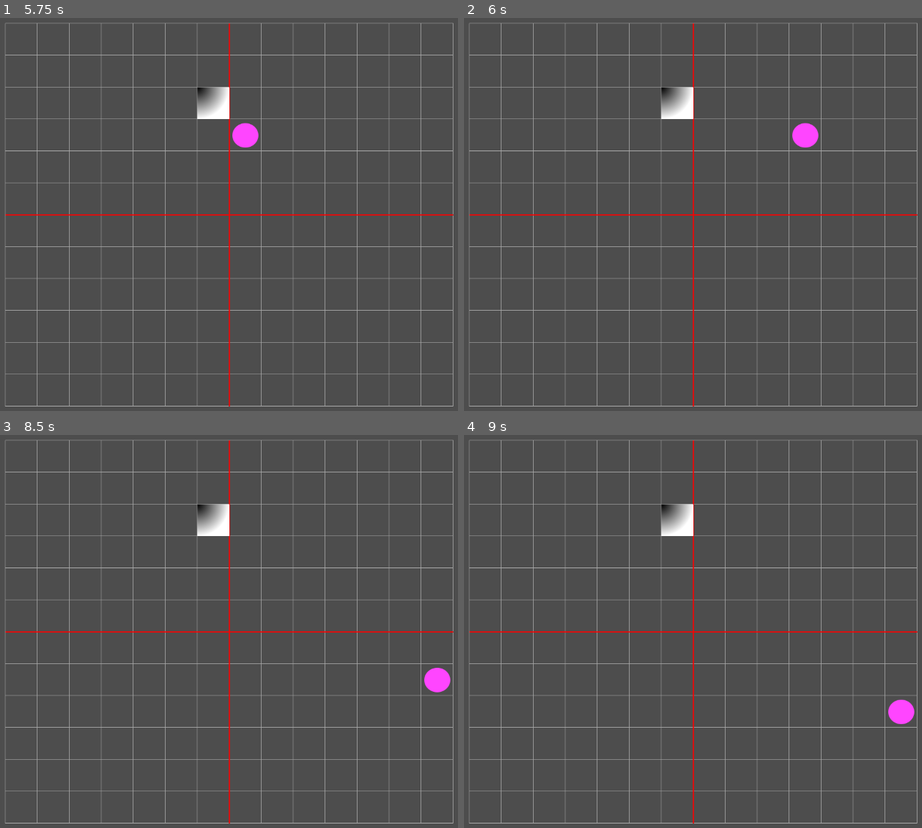
Above: before the commit, frames 1-4 (two rows, left to right).
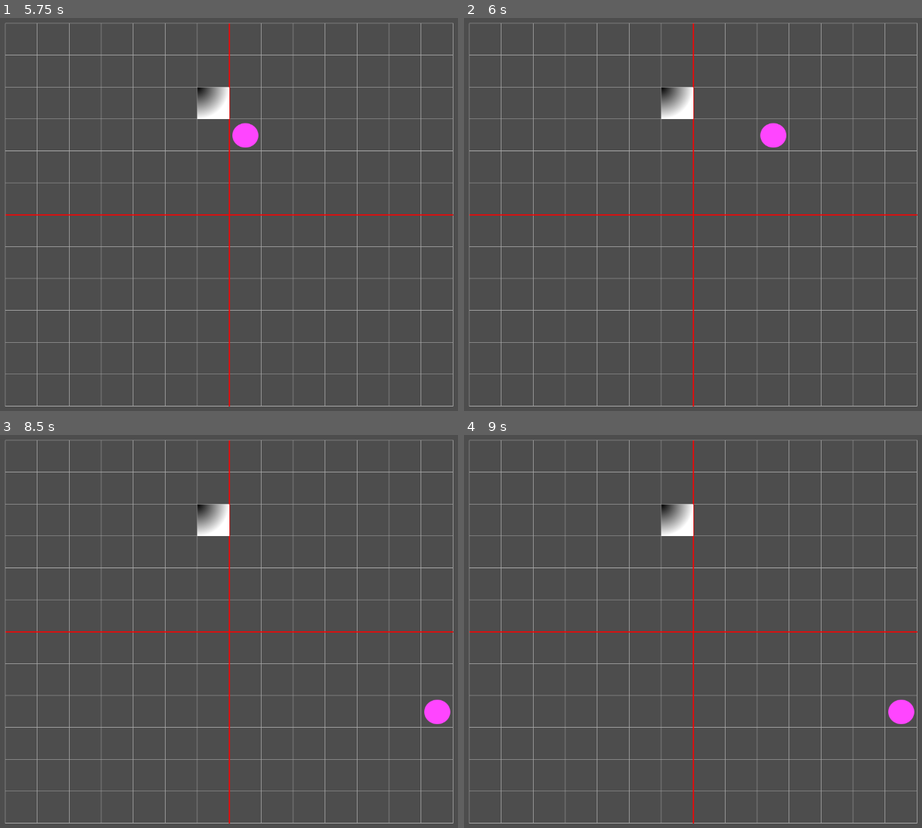
Above: after the commit, the same moments.

Repository: stdAdmin/hanumira
Game: Godot game, scene res://main.tscn
Same seed, same stepped clock (60 frames per second), same inputs: the game is played once before the commit and once after it.
Inputs:
- Up to frame 1 (5.75 s): tap Enter at 0.5, 2.75, 5 s; hold D (cr_left_right) 0.53-1.28 s; hold S (cr_left_down) 1.28-2.03 s; tap Space at 2, 4.25 s; hold D (cr_left_right) 2.03-2.78 s; hold W (cr_left_up) 2.78-3.53 s; hold Shift (cr_left_button) 3.53-5.03 s; hold S (cr_left_down) from 5.03 s (still down)
- Up to frame 2 (6 s): release S (cr_left_down) at 5.78 s; hold D (cr_left_right) from 5.78 s (still down)
- Up to frame 3 (8.5 s): release D (cr_left_right) at 6.53 s; hold W (cr_left_up) 6.53-7.28 s; tap Space at 7.25 s; hold D (cr_left_right) 7.28-8.03 s; hold S (cr_left_down) from 8.03 s (still down)
- Up to frame 4 (9 s): release S (cr_left_down) at 8.78 s; hold Shift (cr_left_button) from 8.78 s (still down)

Frame 1 is identical in both runs. In frame 2, 0.6% of the frame differs, in the area x 64-78%, y 26-33%; in frame 3, 0.6%, in the area x 92-99%, y 59-74%; in frame 4, nothing differs.

Commit message:
still some race condition bugs

Diff:
--- a/Utils.gd
+++ b/Utils.gd
@@ -45,6 +45,7 @@
 			elif tile_array.g(col, row) is Tile and blob_array.g(col, row) is Blob: out+= "X"
 			else: out+="e"
 		out += "\n"
+	out += "\n\n"
 	return out
 
 static func get_current_datetime_ms() -> String:
--- a/blob.gd
+++ b/blob.gd
@@ -17,8 +17,8 @@
 
 var tile_matrix_ref: Array2D     # set during instantiate
 var blob_matrix_ref: Array2D    # set during instantiate
-signal blob_movement_complete()  # blob cannot continue and "hangs" at/in a tile
-signal blob_fell_ouside()  		 # essentially it fell outside of screen
+signal blob_movement_complete(being_in_focus: bool, message: String)  # blob cannot continue and "hangs" at/in a tile
+signal blob_fell_ouside(being_in_focus: bool, message: String)  		 # essentially it fell outside of screen
 
 var being_in_focus = true
 
@@ -98,14 +98,13 @@
 		if movement_vector.y > 0:
 			# 1. check for current tile if this blob is inside a tile and down movement is inhibited
 			if (cur_tile != null && cur_tile.visible_down):
-				emit_signal("blob_movement_complete")
-				Log.debug("time blob_movement_complete: borderline inside tile")
+				emit_signal("blob_movement_complete", being_in_focus, "up->down: hitting inside its tile a down border")
+				being_in_focus = false
 			# 2. check if next field is Border
 			# remove the blob completely now from matrix and scene
 			elif (next_blob_matrix_entry is Border):
-				emit_signal("blob_fell_ouside")
-				emit_signal("blob_movement_complete")
-				Log.debug("time blob_movement_complete: blob fell outside")
+				emit_signal("blob_fell_ouside", being_in_focus, "up->down: falling outside")
+				being_in_focus = false
 				# remove itself from game tree !!!first free and then set to null, otherwise last ref is gone BEFORE the free!!!
 				queue_free()
 				# remove itself from blob matrix
@@ -113,12 +112,12 @@
 			# 3. check if next field is a tile and the tile has a border on top
 			elif (tile_matrix_ref.g(next_blob_matrix_pos.x, next_blob_matrix_pos.y) != null &&
 				  tile_matrix_ref.g(next_blob_matrix_pos.x, next_blob_matrix_pos.y).visible_up):
-				emit_signal("blob_movement_complete")
-				Log.debug("time blob_movement_complete: borderline as outer edge in next tile")
+				emit_signal("blob_movement_complete", being_in_focus, "up->down: next_matrix tile has up border")
+				being_in_focus = false
 			# 4. check if next field has no blob
 			elif (blob_matrix_ref.g(next_blob_matrix_pos.x, next_blob_matrix_pos.y) != null):
-					emit_signal("blob_movement_complete")
-					Log.debug("time blob_movement_complete: next cell has already a blob")
+					emit_signal("blob_movement_complete", being_in_focus, "up->down: next field already has a blob")
+					being_in_focus = false
 			# 5. movement allowed
 			else:
 				position += movement_vector * blob_size
@@ -129,14 +128,13 @@
 		if movement_vector.y < 0:
 			# 1. check for current tile if this blob is inside a tile and up movement is inhibited
 			if (cur_tile != null && cur_tile.visible_up):
-				emit_signal("blob_movement_complete")
-				Log.debug("time blob_movement_complete: borderline inside tile")
+				emit_signal("blob_movement_complete", being_in_focus, "down->up: hitting inside its tile a down border")
+				being_in_focus = false
 			# 2. check if next field is Border
 			# remove the blob completely now from matrix and scene
 			elif (next_blob_matrix_entry is Border):
-					emit_signal("blob_fell_ouside")
-					emit_signal("blob_movement_complete")
-					Log.debug("time blob_movement_complete: blob fell outside")
+					emit_signal("blob_fell_ouside", being_in_focus, "down->up: falling outside")
+					being_in_focus = false
 					# remove itself from game tree !!!first free and then set to null, otherwise last ref is gone BEFORE the free!!!
 					queue_free()
 					# remove itself from blob matrix
@@ -144,13 +142,12 @@
 			# 3. check if next field is a tile and the tile has a border on bottom
 			elif (tile_matrix_ref.g(next_blob_matrix_pos.x, next_blob_matrix_pos.y) != null &&
 				  tile_matrix_ref.g(next_blob_matrix_pos.x, next_blob_matrix_pos.y).visible_down):
-					emit_signal("blob_movement_complete")
-					Log.debug("time blob_movement_complete: borderline as outer edge in next tile")
-
+					emit_signal("blob_movement_complete", being_in_focus, "down->up: next_matrix tile has up border")
+					being_in_focus = false
 			# 4. check if next field has no blob
 			elif (blob_matrix_ref.g(next_blob_matrix_pos.x, next_blob_matrix_pos.y) != null):
-					emit_signal("blob_movement_complete")
-					Log.debug("time blob_movement_complete: next cell has already a blob")
+					emit_signal("blob_movement_complete", being_in_focus, "down->up: next field already has a blob")
+					being_in_focus = false
 			# 5. movement allowed
 			else:
 				position += movement_vector * blob_size
--- a/lib/array2D.gd
+++ b/lib/array2D.gd
@@ -23,6 +23,18 @@
 func g(x: int, y: int):
 	return d[i(x, y)]
 
+#func g(x: int, y: int):
+	#var value = d[i(x, y)]
+	#if value == null:
+		#return null
+	#if not is_instance_valid(value):
+		#d[i(x, y)] = null
+		#return null
+	#if value.is_queued_for_deletion():
+		#d[i(x, y)] = null
+		#return null
+	#return value
+
 # set
 func s(x: int, y: int, v) -> void:
 	d[i(x, y)] = v
--- a/main.gd
+++ b/main.gd
@@ -51,6 +51,8 @@
 
 # Called when the node enters the scene tree for the first time.
 func _ready() -> void:
+		# notification for resize events of the screen
+		get_window().size_changed.connect(_on_window_resized)
 		#Utils.print_debug_completion_array(16, 14, gamefield_scenarios.convert_scenarios_in_true_arrays(14, 14, gamefield_scenarios.scenario_1))
 		tile_matrix = Utils.create_matrix(gamefield_x_size,gamefield_y_size)
 		blob_matrix = Utils.create_matrix(gamefield_x_size,gamefield_y_size)
@@ -58,6 +60,9 @@
 
 		check_parameters()
 		spawn_tile()
+
+func _on_window_resized():
+	Log.debug(str("New size:", get_window().size, " with DPI", DisplayServer.screen_get_dpi()))
 
 func _draw():
 	# draw the raster
@@ -89,12 +94,12 @@
 
 # Called every frame. 'delta' is the elapsed time since the previous frame.
 func _process(delta: float) -> void:
-	# even "hanging" tiles/blobs can send a movement complete signals
-	# to avoid the trigger of tons of new spawning here is the sync point to merge all those events TODO: parallelism sync is not fully clear
-	if received_tile_blob_signal:
-		checkForTileBlobCompletion()
-		received_tile_blob_signal = false
-		spawn_tile()
+	## even "hanging" tiles/blobs can send a movement complete signals
+	## to avoid the trigger of tons of new spawning here is the sync point to merge all those events TODO: parallelism sync is not fully clear
+	#if received_tile_blob_signal:
+		#checkForTileBlobCompletion()
+		#received_tile_blob_signal = false
+		#spawn_tile()
 	pass
 
 func spawn_tile():
@@ -141,6 +146,7 @@
 		blob.gamefield_left_upper_start = gamefield_left_upper_start
 		blob.blob_size = Vector2(tile_blob_size, tile_blob_size)
 		blob.blob_movement_complete.connect(_on_blob_movement_complete)
+		blob.blob_fell_ouside.connect(_on_blob_fell_ouside)
 		if active_tile_blob == 2:
 			cur_blob_up2down = blob
 			blob.movement_vector = movement_vector_up2down
@@ -157,18 +163,22 @@
 
 
 
-func _on_tile_movement_complete(direction: Vector2):
-	Log.debug("got tile complete signal")
-	received_tile_blob_signal = true
-	#checkForTileBlobCompletion()
-	#spawn_tile()
+func _on_tile_movement_complete(being_in_focus: bool, data: String):
+	Log.debug(str("got tile complete signal:", data, " being_in_focus:", being_in_focus))
+	#received_tile_blob_signal = true
+	checkForTileBlobCompletion()
+	if (being_in_focus): spawn_tile()
 
 # can be that it is stuck or fell outside, trigger next
-func _on_blob_movement_complete():
-	Log.debug("got blob complete signal")
-	received_tile_blob_signal = true
-	#checkForTileBlobCompletion()
-	#spawn_tile()
+func _on_blob_movement_complete(being_in_focus: bool, data: String):
+	Log.debug(str("got blob complete signal:", data, " being_in_focus:", being_in_focus))
+	#received_tile_blob_signal = true
+	checkForTileBlobCompletion()
+	if (being_in_focus): spawn_tile()
+
+func _on_blob_fell_ouside(being_in_focus: bool, data: String):
+	Log.debug(str("got blob fell outside signal:", data, " being_in_focus:", being_in_focus))
+	if (being_in_focus): spawn_tile()
 
 func checkForTileBlobCompletion():
 	var array = Utils.create_debug_completion_array(gamefield_x_size, gamefield_y_size)
@@ -176,7 +186,7 @@
 	# go through the inner columns and check if there
 	var l_inner_col = gamefield_x_size/2 - 1
 	var r_inner_col = gamefield_x_size/2
-	Log.debug(str("left inner termination=", l_inner_col, " right inner termination=", r_inner_col))
+	#Log.debug(str("left inner termination=", l_inner_col, " right inner termination=", r_inner_col))
 	for row in range(1, gamefield_y_size-2):
 		var cur_tile = tile_matrix.g(l_inner_col, row)
 		var cur_blob = blob_matrix.g(l_inner_col, row)
@@ -202,8 +212,6 @@
 				blob_to_be_removed.queue_free()
 				tile_matrix.s(col, row, null)
 				blob_matrix.s(col, row, null)
-
-
 	print(Utils.print_tile_blob_matrix(tile_matrix, blob_matrix))
 
 # assumes that the given position has been approved to be removed!
--- a/tile.gd
+++ b/tile.gd
@@ -26,7 +26,7 @@
 @export var speed_joystick_press: float = 0.1
 
 var tile_matrix_ref: Array2D # set during instantiate
-signal tile_movement_complete(data: Vector2)  # vector indicates direction
+signal tile_movement_complete(being_in_focus: bool, message: String)
 
 var being_in_focus = true
 
@@ -55,14 +55,13 @@
 			else:
 				y_motion = sign(Input.get_axis("cr_right_up","cr_right_down")) # 0, -1, 1
 			var next_joy_matrix_pos = (position-gamefield_left_upper_start) / tile_size + Vector2(0, y_motion)
-			# check endpos
-			if !(next_joy_matrix_pos.x == 0 || next_joy_matrix_pos.y == 0 ||                                            # check if not going outside the boundaries in display
-				 next_joy_matrix_pos.x == tile_matrix_ref.x_size || next_joy_matrix_pos.y == tile_matrix_ref.y_size || # check if not going outside the boundaries of the matrix
-				 tile_matrix_ref.g(next_joy_matrix_pos.x, next_joy_matrix_pos.y) != null):                                # check if not going to occupy an already occupied field
-					position += Vector2(0, y_motion) * tile_size
-					tile_matrix_ref.s(cur_matrix_pos.x, cur_matrix_pos.y, null)
-					tile_matrix_ref.s(next_joy_matrix_pos.x, next_joy_matrix_pos.y, self)
-					matrix_pos = next_joy_matrix_pos
+			var t_next = tile_matrix_ref.g(next_joy_matrix_pos.x, next_joy_matrix_pos.y)
+			# check endpos, if not reach move it
+			if !(t_next is Border || t_next != null):
+				position += Vector2(0, y_motion) * tile_size
+				tile_matrix_ref.s(cur_matrix_pos.x, cur_matrix_pos.y, null)
+				tile_matrix_ref.s(next_joy_matrix_pos.x, next_joy_matrix_pos.y, self)
+				matrix_pos = next_joy_matrix_pos
 
 		current_cnt_joystick_press += speed_joystick_press
 		if  current_cnt_joystick_press >=1:
@@ -104,9 +103,8 @@
 				tile_matrix_ref.s(next_matrix_pos.x, next_matrix_pos.y, self)
 				matrix_pos = next_matrix_pos
 			else:
-				#print ("end reached")
 				if being_in_focus:
-					emit_signal("tile_movement_complete", movement_vector)
+					emit_signal("tile_movement_complete", being_in_focus, "left->right, end_pos_reached")
 					being_in_focus = false
 		#2 right->left
 		elif (movement_vector.x < 0):
@@ -116,7 +114,6 @@
 				tile_matrix_ref.s(next_matrix_pos.x, next_matrix_pos.y, self)
 				matrix_pos = next_matrix_pos
 			else:
-				#print ("end reached")
 				if being_in_focus:
-					emit_signal("tile_movement_complete", movement_vector)
+					emit_signal("tile_movement_complete", being_in_focus, "right->left, end_pos_reached")
 					being_in_focus = false
